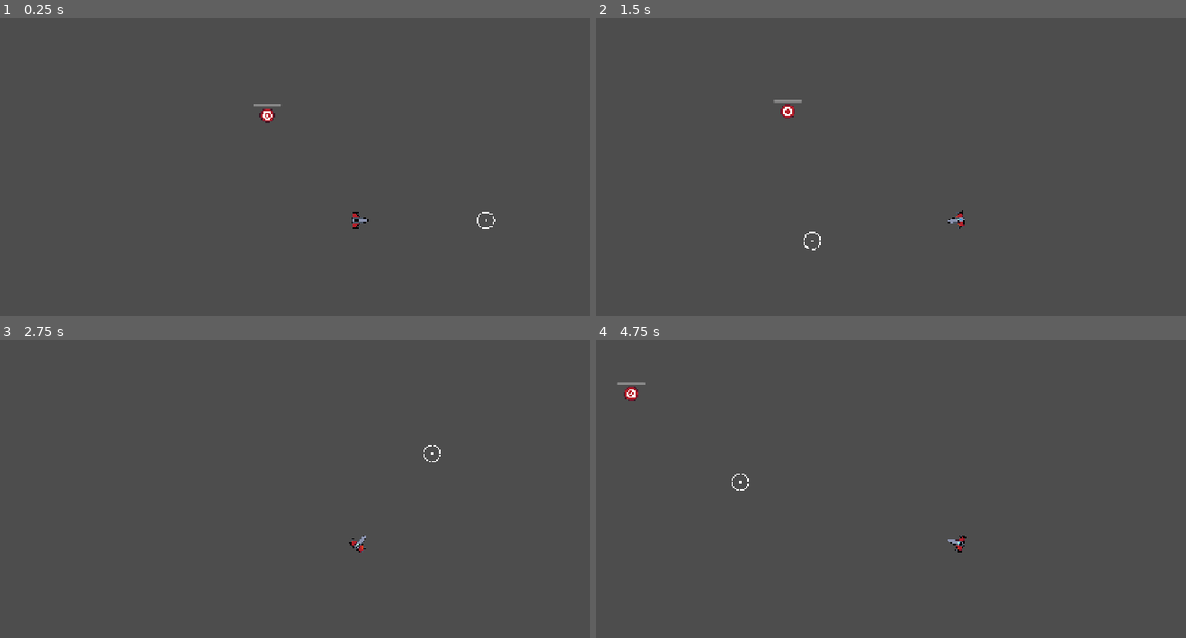
Above: before the commit, frames 1-4 (two rows, left to right).
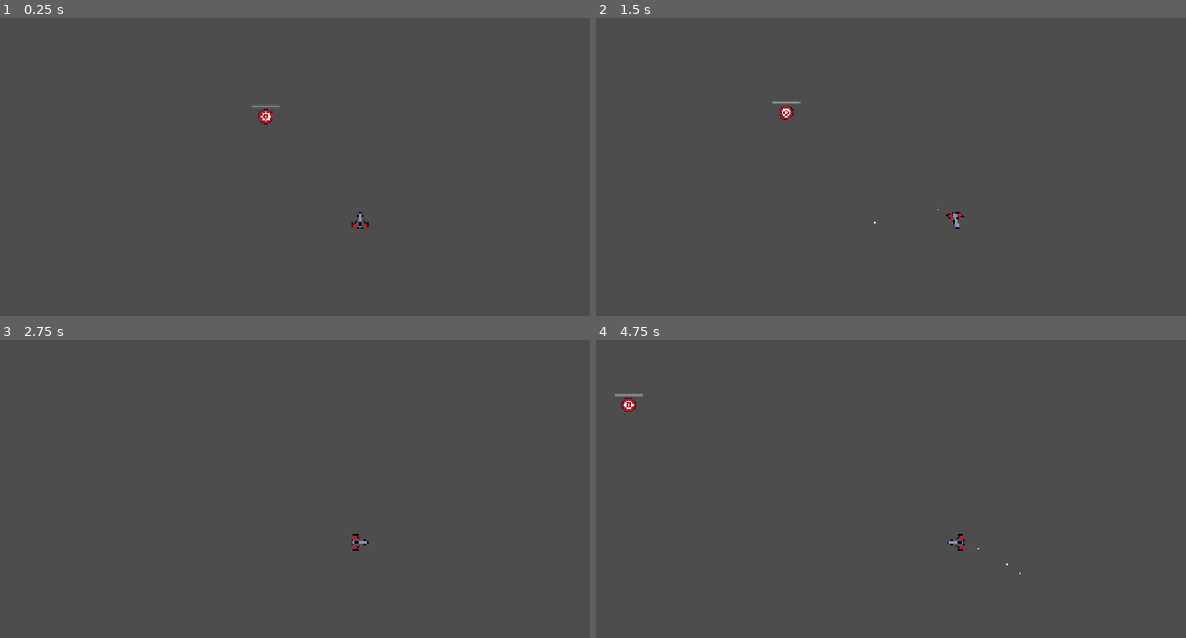
Above: after the commit, the same moments.

Repository: symbol24/shmup_roguelite
Game: Godot game, scene res://Scene/Levels/test_level.tscn
Same seed, same stepped clock (60 frames per second), same inputs: the game is played once before the commit and once after it.
Inputs (mouse positions are in pixels of both pictures, inside the frame that each line leads up to):
- Up to frame 1 (0.25 s): no input
- Up to frame 2 (1.5 s): tap Enter at 0.5 s; move the mouse to (1115, 199) at 0.52 s; hold D (right) 0.53-1.28 s; move the mouse to (814, 241) at 1.27 s; hold S (down) from 1.28 s (still down)
- Up to frame 3 (2.75 s): move the mouse to (430, 453) at 2.02 s; release S (down) at 2.03 s; hold D (right) from 2.03 s (still down)
- Up to frame 4 (4.75 s): tap Space (movement_option) at 2.75, 4.25 s; move the mouse to (920, 623) at 2.77 s; release D (right) at 2.78 s; hold W (up) 2.78-3.53 s; tap Enter at 3.5 s; move the mouse to (1174, 602) at 3.52 s; hold A (left) from 3.53 s (still down); move the mouse to (737, 480) at 4.27 s

The runs differ from the first frame. In frame 1, 0.3% of the frame differs, in the area x 42-84%, y 28-71%; in frame 2, 0.3%; in frame 3, 0.1%; in frame 4, 0.4%, in the area x 3-72%, y 14-79%.

Commit message:
Revert "first pass on twinstick ship"
This reverts commit 6d1eb86267e9352c5a3f4061f7c4af59cc46cc8c.

Diff:
--- a/Code/Projectiles/projectile.gd
+++ b/Code/Projectiles/projectile.gd
@@ -1,7 +1,7 @@
 class_name Projectile extends AttackArea
 
 
-var direction:Vector2 = Vector2.RIGHT
+var direction:Vector2 = Vector2.UP
 var life_timer:float = 0.0
 var pierce_count:float = 1
 
--- a/Code/Ship/Actions/PelletShip/pellet_ship_move.gd
+++ b/Code/Ship/Actions/PelletShip/pellet_ship_move.gd
@@ -12,7 +12,6 @@
 func _physics_process(_delta: float) -> void:
 	if can_act:
 		direction = Input.get_vector("left", "right", "up", "down")
-		ship.direction = direction
 		var boost:float = data.boost_multiplyer if boosting else 1.0
 		ship.apply_central_force(direction * ship.data.speed * boost)
 		ship.linear_velocity.x = clampf(ship.linear_velocity.x, -(ship.data.speed/2) * boost, (ship.data.speed/2) * boost)
--- a/Code/Ship/Actions/twinstick_aim.gd
+++ /dev/null
@@ -1,73 +0,0 @@
-class_name TwinStickAim extends ShipAction
-
-
-@export var reticle_uid:String
-@export var mouse_move_detection_time:float = 0.3
-
-@onready var aim_point_for_controller: Marker2D = %aim_point_for_controller
-
-var reticle:Sprite2D
-var level:Node2D:
-	get:
-		if level == null: level = get_tree().get_first_node_in_group("level")
-		return level
-var ready_to_move:bool = false
-var pos:Vector2 = Vector2.ZERO
-var is_gamepad:bool = true
-var last_direction:Vector2 = Vector2.ZERO
-
-# TODO: Move mouse and gamepad detection into an input manager
-var detecting_mouse_movement:bool = false
-var mouse_move_detection_timer:float = 0.0:
-	set(value):
-		mouse_move_detection_timer = value
-		if mouse_move_detection_timer >= mouse_move_detection_time:
-			detecting_mouse_movement = false
-			is_gamepad = false
-			mouse_move_detection_timer = 0.0
-
-
-func _input(event: InputEvent) -> void:
-	if event is InputEventMouseMotion:
-		if is_gamepad:
-			if event.velocity.length() > 0:
-				detecting_mouse_movement = true
-			else:
-				detecting_mouse_movement = false
-				mouse_move_detection_timer = 0.0
-	elif event is InputEventJoypadButton or event is InputEventJoypadMotion:
-		detecting_mouse_movement = false
-		mouse_move_detection_timer = 0.0
-		is_gamepad = true
-
-
-func _ready() -> void:
-	super()
-	_spawn_reticle()
-	aim_point_for_controller.position = Vector2(sqrt(data.life_time_distance), 0)
-
-
-func _process(delta: float) -> void:
-	if ready_to_move:
-		if is_gamepad:
-			var direction:Vector2 = Input.get_vector("aim_left", "aim_right", "aim_up", "aim_down")
-			reticle.position = aim_point_for_controller.position
-			var target_angle:float = Vector2.RIGHT.angle_to(last_direction)
-			if direction != Vector2.ZERO: last_direction = direction
-			if ship!= null:
-				ship.aim_direction = Vector2.ZERO
-				ship.aim_rot = target_angle
-		else:
-			pos = get_local_mouse_position()
-			reticle.position = pos
-			if ship!= null: ship.aim_direction = pos
-
-	if detecting_mouse_movement: mouse_move_detection_timer += delta
-
-
-func _spawn_reticle() -> void:
-	if reticle == null:
-		reticle = load(reticle_uid).instantiate()
-		add_child.call_deferred(reticle)
-		if not reticle.is_node_ready(): await reticle.ready
-		ready_to_move = true
--- a/Code/Ship/ship.gd
+++ b/Code/Ship/ship.gd
@@ -7,10 +7,8 @@
 
 
 var data:ShipData = null
-var direction:Vector2 = Vector2.ZERO
 var last_direction:Vector2 = Vector2.ZERO
 var actions:Array[ShipAction] = []
-
 
 func _ready() -> void:
 	if debug_spawn:
@@ -19,6 +17,7 @@
 
 
 func _physics_process(delta: float) -> void:
+	var direction:Vector2 = Input.get_vector("left", "right", "up", "down")
 	var target_angle:float = Vector2.UP.angle_to(last_direction)
 	if direction != Vector2.ZERO:
 		target_angle = Vector2.UP.angle_to(direction)
--- a/Code/Ship/twinstick_ship.gd
+++ /dev/null
@@ -1,12 +0,0 @@
-class_name TwinStickShip extends Ship
-
-
-var aim_direction:Vector2 = Vector2.ZERO
-var aim_rot:float = 0.0
-
-func _physics_process(delta: float) -> void:
-	if aim_direction != Vector2.ZERO:
-		aim_direction = to_global(aim_direction)
-		look_at(aim_direction)
-	else:
-		rotation = aim_rot
--- a/Data/Ships/PelletShip/pellet_ship_missle_barrage_data.tres
+++ b/Data/Ships/PelletShip/pellet_ship_missle_barrage_data.tres
@@ -17,7 +17,7 @@
 proj_sub_damage_types = Array[int]([])
 proj_pierce_count = 1.0
 speed = 400.0
-life_time_distance = 150000.0
+life_time_distance = 400000.0
 length = 100.0
 attacks_per_second = 1
 dampening = 0.0
--- a/Data/Ships/TwinstickShip/twinstick_aim_data.tres
+++ /dev/null
@@ -1,29 +0,0 @@
-[gd_resource type="Resource" script_class="ProjectileShootData" load_steps=2 format=3 uid="uid://vd7iavmikcd3"]
-
-[ext_resource type="Script" uid="uid://04crric0ncu5" path="res://Code/Ship/Actions/projectile_shoot_data.gd" id="1_dmkvp"]
-
-[resource]
-script = ExtResource("1_dmkvp")
-projectile_uid = ""
-proj_type = 0
-proj_damage = 0.0
-proj_count_per_attack = 1
-delay_between_proj = 0.1
-proj_attack_speed = 1.0
-proj_projectile_size = 0.0
-proj_crit_chance = 0.0
-proj_crit_damage = 0.0
-proj_damage_type = 0
-proj_sub_damage_types = Array[int]([])
-proj_pierce_count = 1.0
-speed = 1000.0
-life_time_distance = 50000.0
-length = 100.0
-attacks_per_second = 1
-dampening = 0.0
-area_size = 1.0
-projectile_life_time = 0.0
-id = &"twinstick_aim_data"
-input_name = &"none"
-action_delay = 1.0
-metadata/_custom_type_script = "uid://04crric0ncu5"
--- a/Data/Ships/TwinstickShip/twinstick_ship_data.tres
+++ /dev/null
@@ -1,28 +0,0 @@
-[gd_resource type="Resource" script_class="ShipData" load_steps=2 format=3 uid="uid://dm7xpbi0lo242"]
-
-[ext_resource type="Script" uid="uid://devwiswtyh440" path="res://Code/Ship/ship_data.gd" id="1_akeyt"]
-
-[resource]
-script = ExtResource("1_akeyt")
-id = &"twinstick_ship"
-ship_uid = "uid://bkr8qegeloeac"
-base_hp = 100.0
-base_lives = 1
-base_speed = 400.0
-base_damp = 0.3
-base_armor = 0.0
-base_shield = 0.0
-base_crit_chance = 0.0
-base_crit_damage = 0.0
-base_physical_resistance = 0.0
-base_energy_resistance = 0.0
-base_plasma_resistance = 0.0
-base_explosive_resistance = 0.0
-all_ship_upgrades = Array[Resource]([])
-small_icon_uid = ""
-large_icon_uid = ""
-loc_display_name = ""
-debug_display_name = "twinstick_pellet_ship"
-loc_description = ""
-debug_description = "aim with mouse or right stick"
-metadata/_custom_type_script = "uid://devwiswtyh440"
--- a/Data/Ships/TwinstickShip/twinstick_shoot_data.tres
+++ /dev/null
@@ -1,29 +0,0 @@
-[gd_resource type="Resource" script_class="ProjectileShootData" load_steps=2 format=3 uid="uid://c4vx5gkvwoo2o"]
-
-[ext_resource type="Script" uid="uid://04crric0ncu5" path="res://Code/Ship/Actions/projectile_shoot_data.gd" id="1_qjjp7"]
-
-[resource]
-script = ExtResource("1_qjjp7")
-projectile_uid = "uid://dmo1du4xhvb28"
-proj_type = 0
-proj_damage = 5.0
-proj_count_per_attack = 1
-delay_between_proj = 0.1
-proj_attack_speed = 1.0
-proj_projectile_size = 0.0
-proj_crit_chance = 0.0
-proj_crit_damage = 0.0
-proj_damage_type = 0
-proj_sub_damage_types = Array[int]([])
-proj_pierce_count = 1.0
-speed = 750.0
-life_time_distance = 50000.0
-length = 100.0
-attacks_per_second = 1
-dampening = 0.0
-area_size = 1.0
-projectile_life_time = 0.0
-id = &"twinstick_shoot_data"
-input_name = &"trigger_right"
-action_delay = 1.0
-metadata/_custom_type_script = "uid://04crric0ncu5"
--- a/Scene/Levels/test_level.tscn
+++ b/Scene/Levels/test_level.tscn
@@ -1,13 +1,13 @@
 [gd_scene load_steps=3 format=3 uid="uid://bn7ci5var4qqe"]
 
-[ext_resource type="PackedScene" uid="uid://bkr8qegeloeac" path="res://Scene/Ship/twinstick_ship.tscn" id="2_6e4q7"]
+[ext_resource type="PackedScene" uid="uid://c8d4yp471gdr7" path="res://Scene/Ship/pellet_ship.tscn" id="1_rewe1"]
 [ext_resource type="PackedScene" uid="uid://c7t5se1mt37bc" path="res://Scene/Stuff/target.tscn" id="2_usv2h"]
 
 [node name="TestLevel" type="Node2D" groups=["level"]]
 
+[node name="PelletShip" parent="." instance=ExtResource("1_rewe1")]
+position = Vector2(642, 362)
+debug_spawn = true
+
 [node name="target" parent="." instance=ExtResource("2_usv2h")]
 position = Vector2(474, 177)
-
-[node name="TwinstickShip" parent="." instance=ExtResource("2_6e4q7")]
-position = Vector2(639, 364)
-debug_spawn = true
--- a/Scene/Projectile/pellet.tscn
+++ b/Scene/Projectile/pellet.tscn
@@ -12,10 +12,8 @@
 script = ExtResource("1_sc7jd")
 
 [node name="projectile_collider" type="CollisionShape2D" parent="."]
-rotation = 1.5708
 shape = SubResource("RectangleShape2D_sc7jd")
 
 [node name="Icon" type="Sprite2D" parent="."]
 texture_filter = 1
-rotation = 1.5708
 texture = ExtResource("2_qcddg")
--- a/Scene/Ship/energy_laser_ship.tscn
+++ b/Scene/Ship/energy_laser_ship.tscn
@@ -3,7 +3,7 @@
 [ext_resource type="Script" uid="uid://yivjwni6uhmx" path="res://Code/Ship/ship.gd" id="1_7cfey"]
 [ext_resource type="Resource" uid="uid://b6jtn2vao62yl" path="res://Data/Ships/EnergyLaserShip/energy_ship.tres" id="2_hh73m"]
 [ext_resource type="TileSet" uid="uid://26cpr7etcqo4" path="res://Data/grey_box_tilesettres.tres" id="3_ukt8l"]
-[ext_resource type="Script" uid="uid://c80hn54jnyt1s" path="res://Data/basic_move.gd" id="4_kjhwa"]
+[ext_resource type="Script" uid="uid://c80hn54jnyt1s" path="res://Code/Ship/Actions/basic_move.gd" id="4_kjhwa"]
 [ext_resource type="Script" uid="uid://cgqwmu7fxwic0" path="res://Code/Ship/Actions/laser_shoot.gd" id="5_10x87"]
 [ext_resource type="Resource" uid="uid://dwuan4ugm2fjr" path="res://Data/Ships/EnergyLaserShip/energy_ship_laser_action_data.tres" id="6_ukt8l"]
 
@@ -21,12 +21,10 @@
 [node name="play_camera" type="Camera2D" parent="." groups=["play_camera"]]
 
 [node name="CollisionShape2D" type="CollisionShape2D" parent="."]
-position = Vector2(0, 14)
 shape = SubResource("ConvexPolygonShape2D_p3gfm")
 
 [node name="TileMapLayer" type="TileMapLayer" parent="."]
 modulate = Color(0, 0.886362, 0.210124, 1)
-position = Vector2(0, 15)
 tile_map_data = PackedByteArray(0, 0, 255, 255, 254, 255, 0, 0, 19, 0, 21, 0, 0, 0, 255, 255, 255, 255, 0, 0, 19, 0, 22, 0, 0, 0, 0, 0, 254, 255, 0, 0, 20, 0, 21, 0, 0, 0, 0, 0, 255, 255, 0, 0, 20, 0, 22, 0, 0, 0)
 tile_set = ExtResource("3_ukt8l")
 
--- a/Scene/Ship/twinstick_ship.tscn
+++ /dev/null
@@ -1,61 +0,0 @@
-[gd_scene load_steps=12 format=3 uid="uid://bkr8qegeloeac"]
-
-[ext_resource type="Script" uid="uid://dvg87pgjmot2w" path="res://Code/Ship/twinstick_ship.gd" id="1_fsr0p"]
-[ext_resource type="Resource" uid="uid://dm7xpbi0lo242" path="res://Data/Ships/TwinstickShip/twinstick_ship_data.tres" id="2_fsr0p"]
-[ext_resource type="Texture2D" uid="uid://bnmhdykdivwov" path="res://Textures/ship01_spritesheet.png" id="2_xehau"]
-[ext_resource type="Script" uid="uid://2chbv1gcgea1" path="res://Code/Utilities/hit_box.gd" id="3_8xex2"]
-[ext_resource type="Script" uid="uid://c80hn54jnyt1s" path="res://Data/basic_move.gd" id="4_7pbt4"]
-[ext_resource type="Script" uid="uid://donlikjgfwfbt" path="res://Code/Ship/Actions/twinstick_aim.gd" id="6_wqr1u"]
-[ext_resource type="Resource" uid="uid://vd7iavmikcd3" path="res://Data/Ships/TwinstickShip/twinstick_aim_data.tres" id="7_ppxiw"]
-[ext_resource type="Script" uid="uid://8oam15xcqxtn" path="res://Code/Ship/Actions/projectile_shoot.gd" id="8_q232g"]
-[ext_resource type="Resource" uid="uid://c4vx5gkvwoo2o" path="res://Data/Ships/TwinstickShip/twinstick_shoot_data.tres" id="9_0pppx"]
-
-[sub_resource type="CircleShape2D" id="CircleShape2D_xehau"]
-
-[sub_resource type="CircleShape2D" id="CircleShape2D_8xex2"]
-
-[node name="TwinstickShip" type="RigidBody2D"]
-process_mode = 1
-collision_layer = 2
-script = ExtResource("1_fsr0p")
-debug_data = ExtResource("2_fsr0p")
-metadata/_custom_type_script = "uid://yivjwni6uhmx"
-
-[node name="play_camera" type="Camera2D" parent="."]
-
-[node name="move_collider" type="CollisionShape2D" parent="."]
-shape = SubResource("CircleShape2D_xehau")
-
-[node name="HitBox" type="Area2D" parent="."]
-script = ExtResource("3_8xex2")
-receive_delay = 0.01
-metadata/_custom_type_script = "uid://2chbv1gcgea1"
-
-[node name="hit_collider" type="CollisionShape2D" parent="HitBox"]
-shape = SubResource("CircleShape2D_8xex2")
-
-[node name="Ship01Spritesheet" type="Sprite2D" parent="."]
-rotation = 1.5708
-texture = ExtResource("2_xehau")
-
-[node name="twinstick_move" type="Node2D" parent="."]
-script = ExtResource("4_7pbt4")
-
-[node name="twinstick_aim" type="Node2D" parent="."]
-script = ExtResource("6_wqr1u")
-reticle_uid = "uid://sbfjvs8b24o2"
-data = ExtResource("7_ppxiw")
-
-[node name="aim_point_for_controller" type="Marker2D" parent="twinstick_aim"]
-unique_name_in_owner = true
-
-[node name="TwinstickShoot" type="Node2D" parent="." node_paths=PackedStringArray("spawn_points")]
-script = ExtResource("8_q232g")
-spawn_points = [NodePath("Marker2D"), NodePath("Marker2D2")]
-data = ExtResource("9_0pppx")
-
-[node name="Marker2D" type="Marker2D" parent="TwinstickShoot"]
-position = Vector2(-2, -14)
-
-[node name="Marker2D2" type="Marker2D" parent="TwinstickShoot"]
-position = Vector2(-2, 14)
--- a/Scene/Stuff/twinstick_aim_reticle.tscn
+++ /dev/null
@@ -1,6 +0,0 @@
-[gd_scene load_steps=2 format=3 uid="uid://sbfjvs8b24o2"]
-
-[ext_resource type="Texture2D" uid="uid://cq0kxeu7m4sxp" path="res://Textures/target_reticle.png" id="1_6dptd"]
-
-[node name="TwinstickAimReticle" type="Sprite2D"]
-texture = ExtResource("1_6dptd")
--- a/project.godot
+++ b/project.godot
@@ -100,50 +100,6 @@
 , Object(InputEventKey,"resource_local_to_scene":false,"resource_name":"","device":-1,"window_id":0,"alt_pressed":false …(183 unchanged characters)…
 ]
 }
-aim_left={
-"deadzone": 0.4,
-"events": [Object(InputEventJoypadMotion,"resource_local_to_scene":false,"resource_name":"","device":-1,"axis":2,"axis_value":-1.0,"script":null)
-]
-}
-aim_right={
-"deadzone": 0.4,
-"events": [Object(InputEventJoypadMotion,"resource_local_to_scene":false,"resource_name":"","device":-1,"axis":2,"axis_value":1.0,"script":null)
-]
-}
-aim_up={
-"deadzone": 0.4,
-"events": [Object(InputEventJoypadMotion,"resource_local_to_scene":false,"resource_name":"","device":-1,"axis":3,"axis_value":-1.0,"script":null)
-]
-}
-aim_down={
-"deadzone": 0.4,
-"events": [Object(InputEventJoypadMotion,"resource_local_to_scene":false,"resource_name":"","device":-1,"axis":3,"axis_value":1.0,"script":null)
-]
-}
-shoulder_left={
-"deadzone": 0.2,
-"events": [Object(InputEventJoypadButton,"resource_local_to_scene":false,"resource_name":"","device":-1,"button_index":9,"pressure":0.0,"pressed":true,"script":null)
-, Object(InputEventKey,"resource_local_to_scene":false,"resource_name":"","device":-1,"window_id":0,"alt_pressed":false,"shift_pressed":false,"ctrl_pressed":false,"meta_pressed":false,"pressed":false,"keycode":0,"physical_keycode":81,"key_label":0,"unicode":113,"location":0,"echo":false,"script":null)
-]
-}
-trigger_left={
-"deadzone": 0.2,
-"events": [Object(InputEventJoypadMotion,"resource_local_to_scene":false,"resource_name":"","device":-1,"axis":4,"axis_value":1.0,"script":null)
-, Object(InputEventMouseButton,"resource_local_to_scene":false,"resource_name":"","device":-1,"window_id":0,"alt_pressed":false,"shift_pressed":false,"ctrl_pressed":false,"meta_pressed":false,"button_mask":2,"position":Vector2(206, 18),"global_position":Vector2(215, 66),"factor":1.0,"button_index":2,"canceled":false,"pressed":true,"double_click":false,"script":null)
-]
-}
-shoulder_right={
-"deadzone": 0.2,
-"events": [Object(InputEventJoypadButton,"resource_local_to_scene":false,"resource_name":"","device":-1,"button_index":10,"pressure":0.0,"pressed":true,"script":null)
-, Object(InputEventKey,"resource_local_to_scene":false,"resource_name":"","device":-1,"window_id":0,"alt_pressed":false,"shift_pressed":false,"ctrl_pressed":false,"meta_pressed":false,"pressed":false,"keycode":0,"physical_keycode":32,"key_label":0,"unicode":32,"location":0,"echo":false,"script":null)
-]
-}
-trigger_right={
-"deadzone": 0.2,
-"events": [Object(InputEventJoypadMotion,"resource_local_to_scene":false,"resource_name":"","device":-1,"axis":5,"axis_value":1.0,"script":null)
-, Object(InputEventMouseButton,"resource_local_to_scene":false,"resource_name":"","device":-1,"window_id":0,"alt_pressed":false,"shift_pressed":false,"ctrl_pressed":false,"meta_pressed":false,"button_mask":1,"position":Vector2(82, 12),"global_position":Vector2(91, 60),"factor":1.0,"button_index":1,"canceled":false,"pressed":true,"double_click":false,"script":null)
-]
-}
 
 [layer_names]
 
Renamed: Data/basic_move.gd -> Code/Ship/Actions/basic_move.gd
Renamed: Data/basic_move.gd.uid -> Code/Ship/Actions/basic_move.gd.uid
Not shown, removed: Code/Ship/Actions/twinstick_aim.gd.uid
Not shown, removed: Code/Ship/twinstick_ship.gd.uid
Binary file removed: Textures/target_reticle.png
Not shown, removed: Textures/target_reticle.png.import
